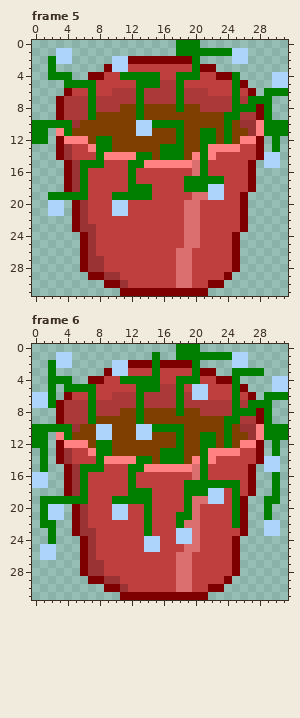
Pixel-art file, stored at img/flowerpot1.ase. Above: the version before the commit.
32x32 pixels, 8 frames. Shown: frame 5, frame 6. The commit also changed other frames, which this record leaves out.
Now the later version:
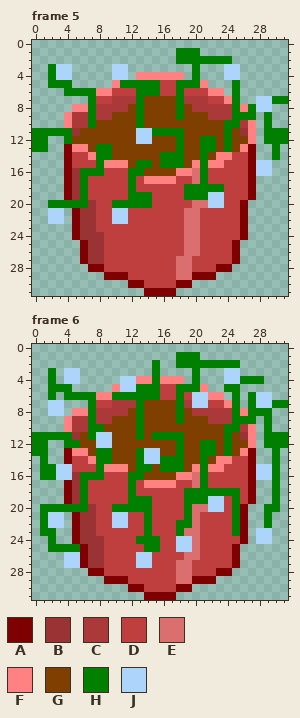
Palette (. is transparent): A #7f0000  B #9a3333  C #ac3939  D #bf3f3f  E #db6f6f  F #ff8181  G #7f3f00  H #007f00  J #add4fb
Changes in this commit:
--- frame 5
@@ x 0..31 @@
- 0 ..................HHH...........
- 1 ...JJ.............HHHHHHHJJ.....
- 2 ..HJJ.....JJAAAAAAAAH....JJ.....
- 3 ..H......AJJDDDDDDDDHAA.........
- 4 ..HHH..AADDHHHHHDDHHHDDAAH....JJ
- 5 ....HHHHDDDDDHHHCCHDDDDDDHA...JJ
- 6 ....ADDHDDCCCHCCCCHCCCDDDHDA.HHH
- 7 ...ACCCHCCCCCHCCCCHCCCCCCHCHHH..
- 8 ...ACCCHCCCGGHGGGGHGGCCCCHHHAH..
- 9 ...ACCCHGGGGGHGGGGGGGGGGHHCCAH..
-10 HHHHHBGGGGGGGJJHHHHGGGGGHGBBFHHH
-11 HH.FHGGGGGGGGJJGGGHGGHHGHGGBFHHH
-12 HH.AFFFGHHGGGGGGGGHGGHHGHGFFA.H.
-13 ...ABDDFHHGGGGGGHHHGGHFFFFDDA.H.
-14 ...ABDDDHFFFFHHGHHHGFHFDDDDDAJJ.
-15 ....ABHHHDDDHHFFFFFFEHDDDDDA.JJ.
-16 ....ABHDDDDDHDDDDDDDEHDDDDDA....
-17 ....ABHDDDDDHDDDDDDHHHHHDDDA....
-18 ....ABHDDDDDHHHDDDDHHHJJDDDA....
-19 ..HHHHHDDDHHHHHDDDDDEEJJDDA.....
-20 ..JJ.ABDDDJJDDDDDDDEEDDDDDA.....
-21 ..JJ.ABDDDJJDDDDDDDEEDDDDDA.....
-22 .....ABDDDDDDDDDDDDEEDDDDDA.....
+ 0 ................................
+ 1 ..................HHH...........
+ 2 ..................HHHHHHH.......
+ 3 ..HJJ.....JJ........H...JJ......
+ 4 ..HJJ.....JJ.FFFFFF.H...JJ......
+ 5 ..HHH.....FHHHHHDDHHHF...H......
+ 6 ....HHHHFFDDDHHHDDHDDDFF.H......
+ 7 .......HDDCCCHGGGGHCCCDDFH..JJHH
+ 8 .....FFHCCCCGHGGGGHGCCCCCHFHJJ..
+ 9 ....FCCHCCGGGHGGGGHGGGCCCHHH.H..
+10 ....FCCHGGGGGHGGGGGGGGGGHHCF.H..
+11 HHHHHBGGGGGGGJJHHHHGGGGGHGBF.HHH
+12 HH..HGGGGGGGGJJGGGHGGHHGHGGF.HHH
+13 HH..AFFGHHGGGGGGGGHGGHHGHGFA..H.
+14 ....ADDFHHGGGGGGHHHGGHGFFDDA..H.
+15 ....ADDDHFFFGHHGHHHGFHFFDDDAJJ..
+16 ....ABHHHDDDHHGGGGFFEHDDDDDAJJ..
+17 ....ABHDDDDDHDFFFFDDEHDDDDDA....
+18 ....ABHDDDDDHDDDDDDHHHHHDDDA....
+19 ....ABHDDDDDHHHDDDDHHHJJDDDA....
+20 ..HHHHHBDDHHHHHDDDDDEEJJDDA.....
+21 ..JJ.ABBDDJJDDDDDDDEEDDDDDA.....
+22 ..JJ.ABBDDJJDDDDDDDEEDDDDDA.....
 23 .....ABBDDDDDDDDDDDEEDDDDDA.....
-24 ......ABDDDDDDDDDDDEEDDDDA......
-25 ......ABDDDDDDDDDDDEEDDDDA......
-26 ......ABDDDDDDDDDDEEDDDDDA......
+24 .....ABBBDDDDDDDDDDEEDDDDDA.....
+25 ......ABBDDDDDDDDDDEEDDDDA......
+26 ......ABBDDDDDDDDDDEEDDDDA......
 27 ......ABBDDDDDDDDDEEDDDDDA......
-28 ......ABBDDDDDDDDDEEDDDDDA......
-29 .......AABBDDDDDDDEEDDDDA.......
-30 .........AABDDDDDDEEDDAA........
-31 ...........AAAAAAAAAAA..........
+28 .......AADDDDDDDDDEEDDDAA.......
+29 .........AAADDDDDDEEAAA.........
+30 ............AADDDDAA............
+31 ..............AAAA..............
--- frame 6
@@ x 0..31 @@
- 0 ..................HHH...........
- 1 ...JJ..........H..HHHHHHHJJ.....
- 2 ..HJJ.....JJAAAHAAAAH....JJ.....
- 3 ..H......AJJDDDHDDDDHAA..HHHH...
- 4 ..HHH..AADDHHHHHDDHHHDDAAH....JJ
- 5 ..H.HHHHDDDDDHHHCCHDJJDDDHA...JJ
- 6 JJH.ADDHDDCCCHCCCCHCJJDDDHDA.HHH
- 7 JJHACCCHCCCCCHCCCCHCCCCCCHCHHH..
- 8 ...ACCCHCCCGGHGGGGHGGCCCCHHHAH..
- 9 ...ACCCHGGGGGHGGGGGGGGGGHHCCAH..
-10 HHHHHBGGJJGGGJJHHHHGGGGGHGBBFHHH
-11 HH.FHGGGJJGGGJJGGGHGGHHGHGGBFHHH
-12 HH.AFFFGHHGGGGGGGGHGGHHGHGFFA.H.
-13 .H.ABDDFHHGGGGGGHHHGGHFFFFDDA.H.
-14 .H.ABDDDHFFFFHHGHHHGFHFDDDDDAJJ.
-15 .H..ABHHHDDDHHFFFFFFEHDDDDDA.JJ.
-16 JJ..ABHDDDDDHDDDDDDDEHDDDDDA..H.
-17 JJ..ABHDDDDDHDDDDDDHHHHHHHDA..H.
-18 ....ABHDDDDDHHHDDDDHHHJJDHDA..H.
-19 .HHHHHHDDDHHHHHDDDDHEEJJDHA..HH.
-20 .HJJ.ABDDDJJDDHDDDDHEDDDDHA..H..
-21 .HJJ.ABDDDJJDDHDDDHHEDDDDHA..H..
-22 .HH..ABDDDDDDDHDDDHEEDDDDHA..JJ.
-23 ..H..ABBDDDDDDHDDDJJEDDDDDA..JJ.
-24 ..H...ABDDDDDDJJDDJJEDDDDA......
-25 .JJ...ABDDDDDDJJDDDEEDDDDA......
-26 .JJ...ABDDDDDDDDDDEEDDDDDA......
-27 ......ABBDDDDDDDDDEEDDDDDA......
-28 ......ABBDDDDDDDDDEEDDDDDA......
-29 .......AABBDDDDDDDEEDDDDA.......
-30 .........AABDDDDDDEEDDAA........
-31 ...........AAAAAAAAAAA..........
+ 0 ................................
+ 1 ..................HHH...........
+ 2 ...............H..HHHHHHHH......
+ 3 ..H.JJ.........H....H...JJ......
+ 4 ..H.JJ.....JJFFHFFF.H...JJHHH...
+ 5 ..HHH.....FJJHHHDDHHHF..HH......
+ 6 ..H.HHHHFFHHHHHHDDHDJJFF.H.HJJ..
+ 7 ..JJ...HDDCCCHGGGGHCJJDDFH.HJJHH
+ 8 ..JJ.FFHCCCCGHGGGGHGCCCCCHFHHH..
+ 9 ....FCCHCCGGGHGGGGHGGGCCCHHH.H..
+10 ....FCCHHGGGGHGGGGGGGGGGHHCF.H..
+11 HHHHHBGHJJGGGHGHHHHGGGGGHGBF.HHH
+12 HH..HHGGJJGGGGGGGGHGGHHGHGGF.HHH
+13 HH..AFFGHHGGGHJJGGHGGHHGHGFA..H.
+14 .H..ADDFHHGGGHJJHHHGGHGFFDDA..H.
+15 .HHJJDDDHFFFGHHGHHHGFHFFDDDAJJH.
+16 .HHJJBHHHDDDHHGGGGFFEHDDDDDAJJH.
+17 ....ABHDDDDDHDFFFFDDEHDDDDDA..H.
+18 ....ABHDDDDDHDDDDDDHHHHHHHDA..H.
+19 ....ABHDDDDDHHHDDDDHHHJJDHDA..H.
+20 .HHHHHHBDDHHHHHDDDDHEEJJDHA..HH.
+21 .HJJ.ABBDDJJDDHDDDDHEDDDDHA..H..
+22 .HJJ.ABBDDJJDDHDDDHHEDDDDHA..H..
+23 .HH..ABBDDDDDDHDDDHEEDDDDHA.JJ..
+24 ..H..ABBBDDDDHHHDDJJEDDDDDA.JJ..
+25 ..HHHHABBDDDDDHHDDJJEDDDDA......
+26 ....JJABBDDDDJJDDDDEEDDDDA......
+27 ....JJABBDDDDJJDDDEEDDDDDA......
+28 .......AADDDDDDDDDEEDDDAA.......
+29 .........AAADDDDDDEEAAA.........
+30 ............AADDDDAA............
+31 ..............AAAA..............
Pixel boxes of the changes (left, top, right, bottom) in both pictures:
changed: (32, 40, 288, 296)
changed: (32, 344, 288, 600)
